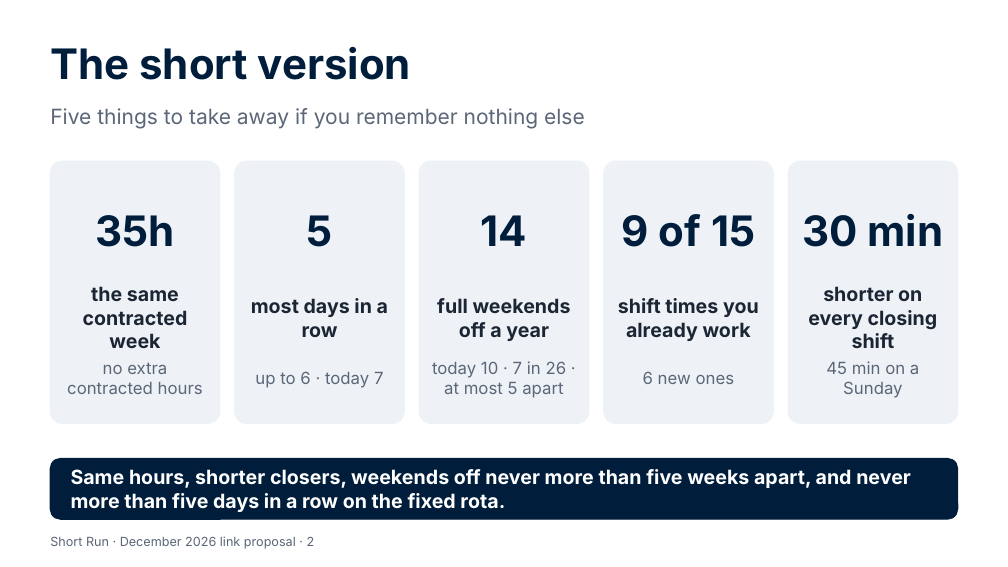
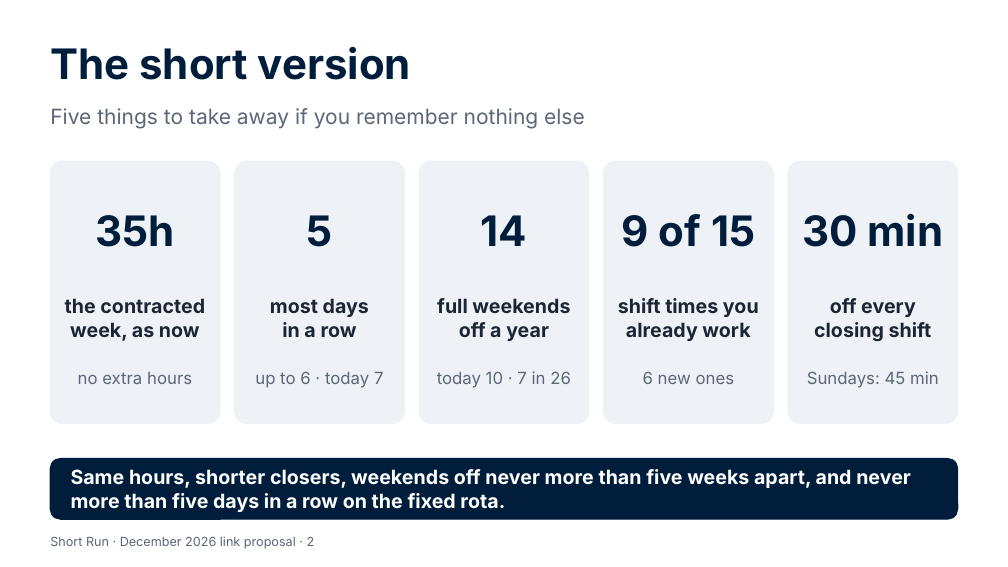
Before and after one commit to Garethdavidmiller/roster-app, a slide deck: slide 2 of docs/links-26/presentations/Short-Run-for-colleagues.pptx. Drawn at 1008x567 pixels with LibreOffice and Linux fonts; fonts in the diff are those of the drawing. Boxes give left, top, right and bottom in pixels: in the first picture for what was removed or moved away, otherwise in the second. Text is boxed around its words. In the diff, an @@ line names an element or a change of style, - is before the commit and + after.

```diff
--- a/docs/links-26/presentations/Short-Run-for-colleagues.pptx
+++ b/docs/links-26/presentations/Short-Run-for-colleagues.pptx
@@ text at [65,298,205,341]: text changed @@
-the same contracted week
+the contracted
+week, as now
@@ text "most days in a row" rewrapped from [251,298,388,337] to [270,298,369,337] @@
@@ text at [814,298,932,342]: text changed @@
-shorter on every closing shift
+off every
+closing shift
@@ text at [78,372,192,384]: text changed @@
-no extra contracted hours
+no extra hours
@@ text at [437,371,571,388]: text changed @@
-today 10 · 7 in 26 · at most 5 apart
+today 10 · 7 in 26
@@ text at [807,371,939,388]: text changed @@
-45 min on a Sunday
+Sundays: 45 min
```
Also in this commit, not shown: 12 other slides changed, 17 other files.
